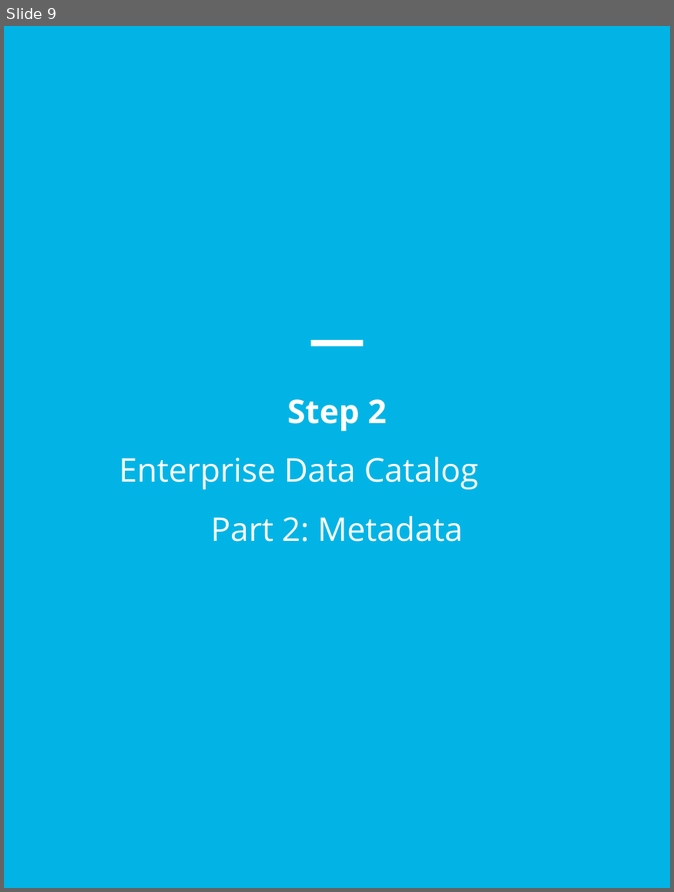
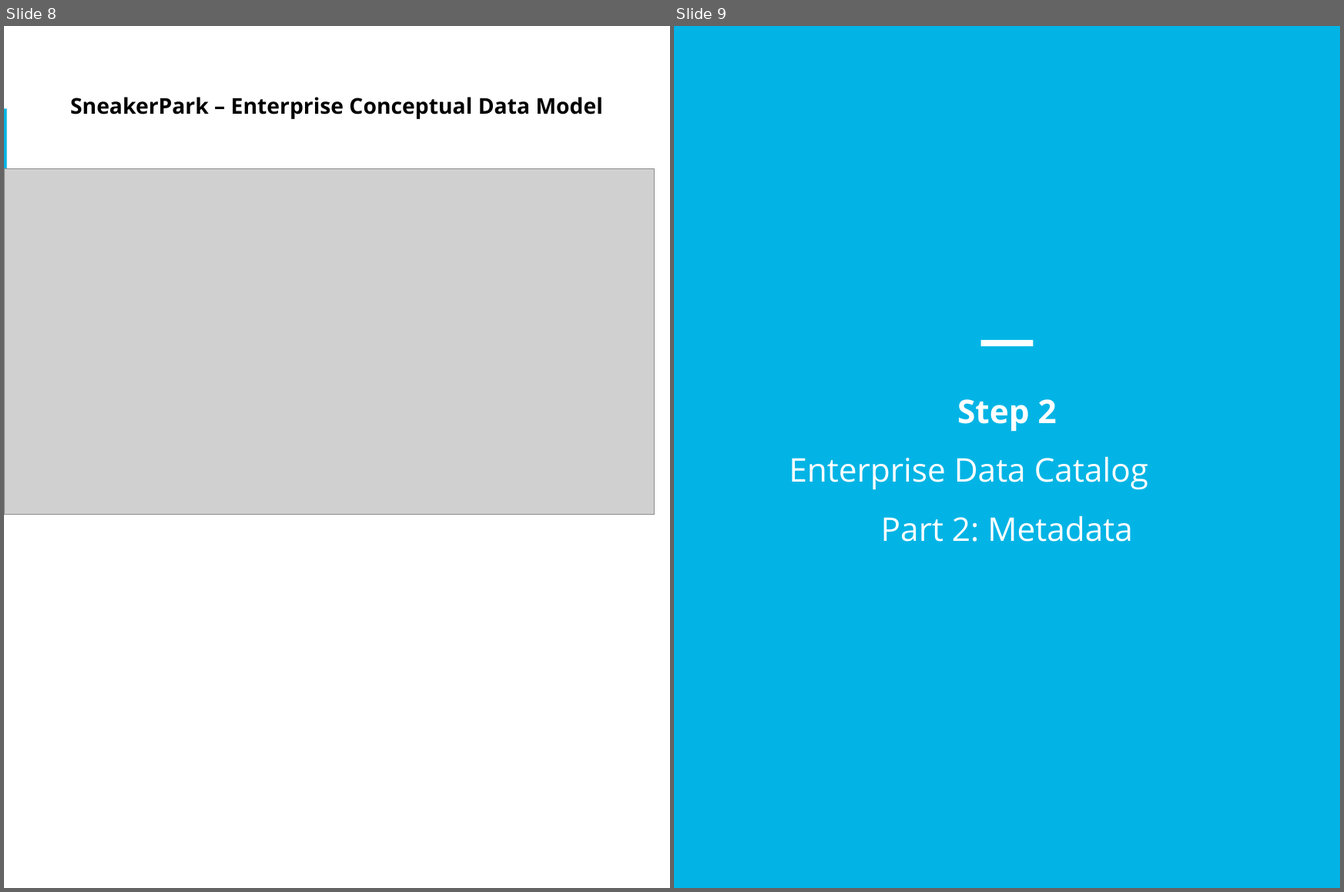
Before and after one commit to SwimLane2/udacity-ai-masters, a slide deck: Modules/03-Data-Architect/projects/Project 4 - SneakerPark Data Governance/report/sneakerpark_data_governance.pptx. Shown side by side, each under a label of ours: slide 9 before the commit, slides 8 and 9 after it. The pictures are 674x892 and 1344x892 pixels, drawn with LibreOffice and Linux fonts; fonts in the diff are those of the drawing; grey boxes stand for pictures. Boxes give left, top, right and bottom in pixels: in the first picture for what was removed or moved away, otherwise in the second. Text is boxed around its words. In the diff, an @@ line names an element or a change of style, - is before the commit and + after.

Commit message:
updating data catalog

```diff
--- a/Modules/03-Data-Architect/projects/Project 4 - SneakerPark Data Governance/report/sneakerpark_data_governance.pptx
+++ b/Modules/03-Data-Architect/projects/Project 4 - SneakerPark Data Governance/report/sneakerpark_data_governance.pptx
@@ slide 8 added at [4,26,670,888], background #FFFFFF @@
@@ rectangle added at [4,108,7,188], fill #02B4E5 @@
@@ text added at [70,97,603,119], 20 pt, text #000000, bold @@
+SneakerPark – Enterprise Conceptual Data Model
@@ picture added at [4,169,655,514] @@
```
Also in this commit, not shown: 1 slide changed, 1 slide removed, 3 other files.
